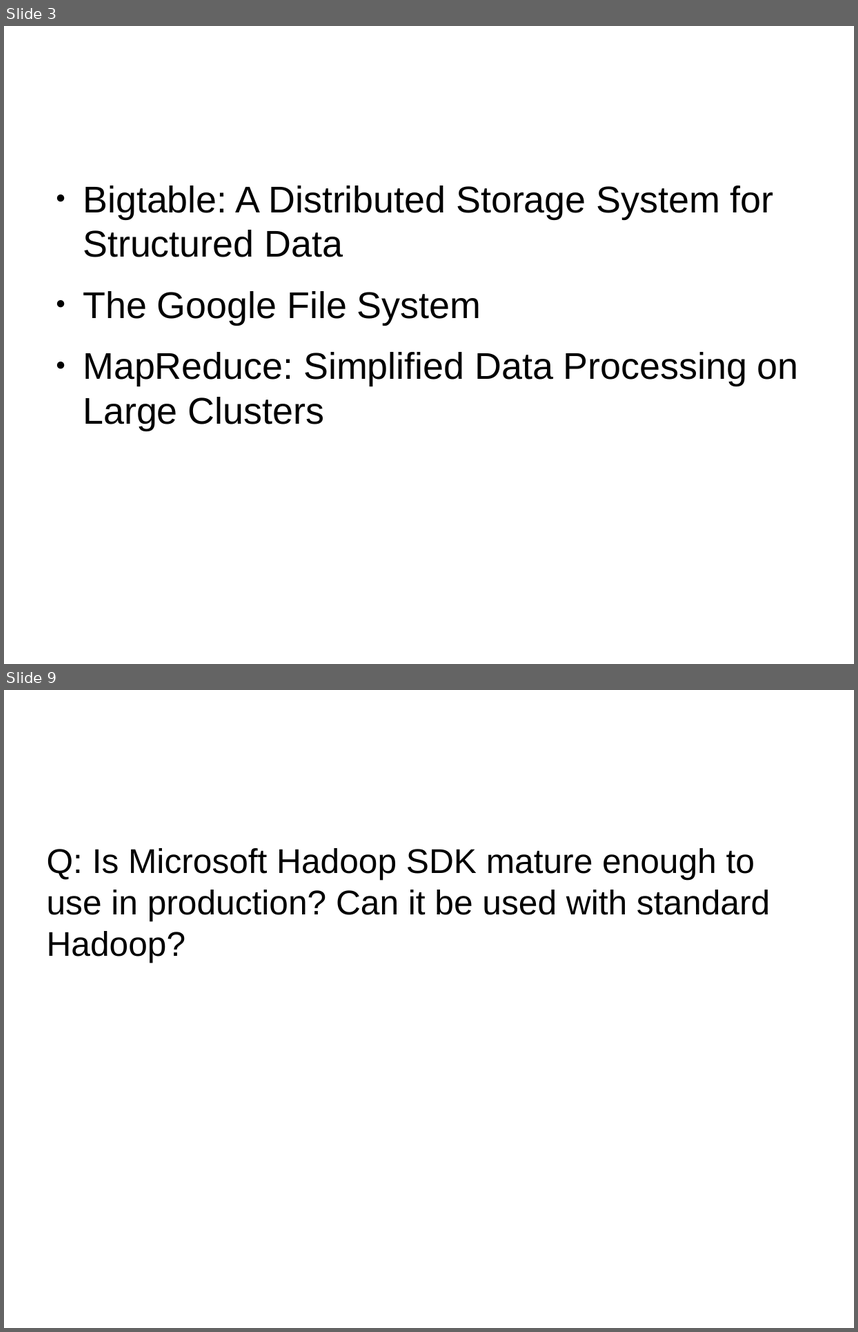
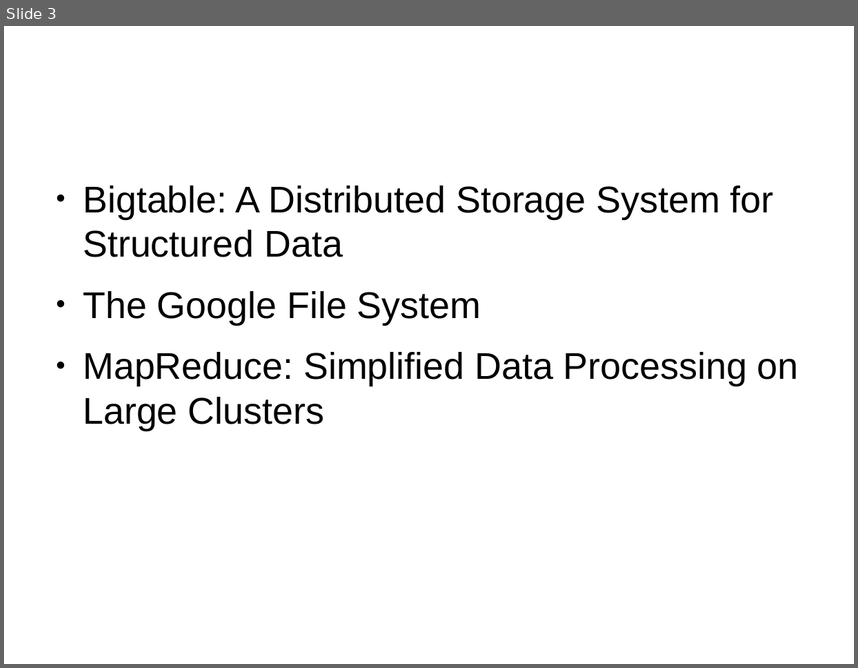
Before and after one commit to dsikar/GMSHadoopWorkshop, a slide deck: slides/01-HadoopIn5Minutes.odp. Shown one above the other, each under a label of ours: slides 3 and 9 before the commit, slide 3 after it; the slides between them are not shown. The pictures are 858x1332 and 858x668 pixels, drawn with LibreOffice and Linux fonts; fonts in the diff are those of the drawing; background and template pictures are left out. Boxes give left, top, right and bottom in pixels: in the first picture for what was removed or moved away, otherwise in the second. Text is boxed around its words. In the diff, an @@ line names an element or a change of style, - is before the commit and + after.

```diff
--- a/slides/01-HadoopIn5Minutes.odp
+++ b/slides/01-HadoopIn5Minutes.odp
@@ slide 9 removed at <box>4,690,854,1328</box>, background picture (left out) @@
@@ title removed at <box>46,714,812,819</box> @@
-Frequently Asked Questions
@@ subtitle removed at <box>47,848,770,962</box> @@
-Q: Is Microsoft Hadoop SDK mature enough to use in production? Can it be used with standard Hadoop?
```
Also in this commit, not shown: 1 slide changed, 10 other slides removed, 10 other files.
